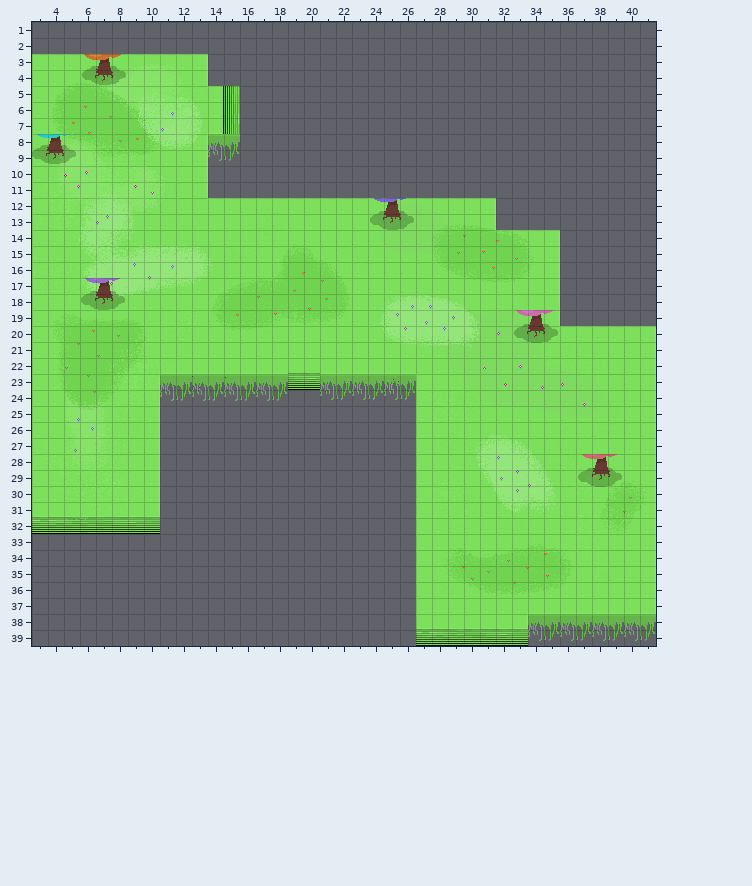
Tiled map, stored at tiled/plain_north_map.tmx. Above: the version before the commit.
Cells are 16x16 px. Shown: x 3..41, y 1..39. The commit also replaced the tileset; all pictures use the new one.
And afterwards:
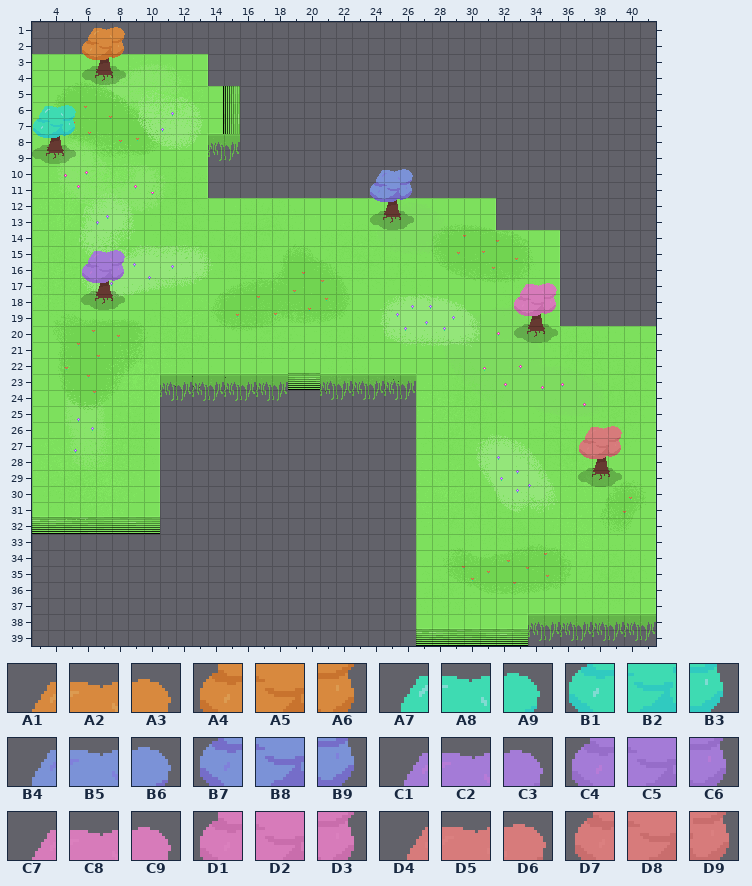
Key: from "plain_north_above": A1 51, A2 52, A3 53, A4 96, A5 97, A6 98, A7 273, A8 274, A9 275, B1 318, B2 319, B3 320, B4 474, B5 475, B6 476, B7 519, B8 520, B9 521, C1 681, C2 682, C3 683, C4 726, C5 727, C6 728, C7 798, C8 799, C9 800, D1 843, D2 844, D3 845, D4 1207, D5 1208, D6 1209, D7 1252, D8 1253, D9 1254.
__ is an empty cell.
Tiles of an added or newly shown layer are drawn over the layers below it.
What changed:
Changed rows in their new state; .. is an unchanged cell.
Layer "above" (added):
first column x 6:
 1 A1 A2 A3
 2 A4 A5 A6
first column x 3:
 6 A7 A8 A9 .. .. .. .. .. .. .. .. .. .. .. .. .. .. .. .. .. .. .. .. ..
 7 B1 B2 B3 .. .. .. .. .. .. .. .. .. .. .. .. .. .. .. .. .. .. .. .. ..
10 .. .. .. .. .. .. .. .. .. .. .. .. .. .. .. .. .. .. .. .. .. B4 B5 B6
11 .. .. .. .. .. .. .. .. .. .. .. .. .. .. .. .. .. .. .. .. .. B7 B8 B9
first column x 6:
15 C1 C2 C3 .. .. .. .. .. .. .. .. .. .. .. .. .. .. .. .. .. .. .. .. .. .. .. .. .. .. ..
16 C4 C5 C6 .. .. .. .. .. .. .. .. .. .. .. .. .. .. .. .. .. .. .. .. .. .. .. .. .. .. ..
17 .. .. .. .. .. .. .. .. .. .. .. .. .. .. .. .. .. .. .. .. .. .. .. .. .. .. .. C7 C8 C9
18 .. .. .. .. .. .. .. .. .. .. .. .. .. .. .. .. .. .. .. .. .. .. .. .. .. .. .. D1 D2 D3
first column x 37:
26 D4 D5 D6
27 D7 D8 D9
Boxes around the changes in both pictures, in picture pixels (x1, y1, x2, y2):
added: (82, 27, 125, 54)
added: (33, 105, 76, 134)
added: (370, 169, 413, 198)
added: (82, 250, 125, 278)
added: (514, 283, 557, 310)
added: (579, 426, 622, 454)
